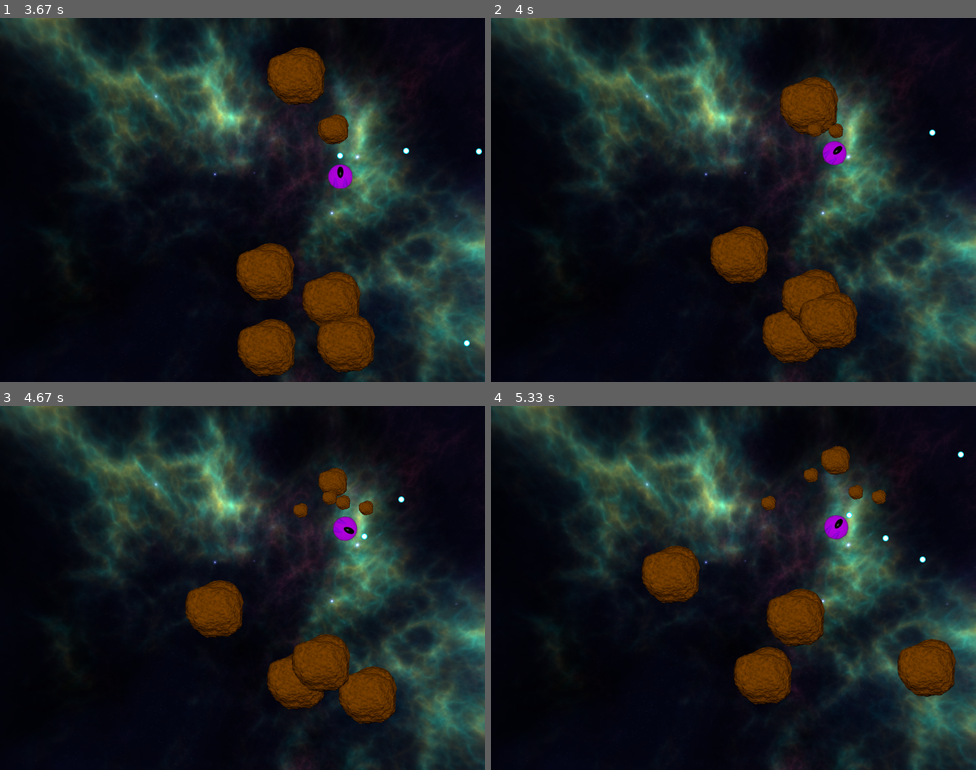
Above: before the commit, frames 1-4 (two rows, left to right).
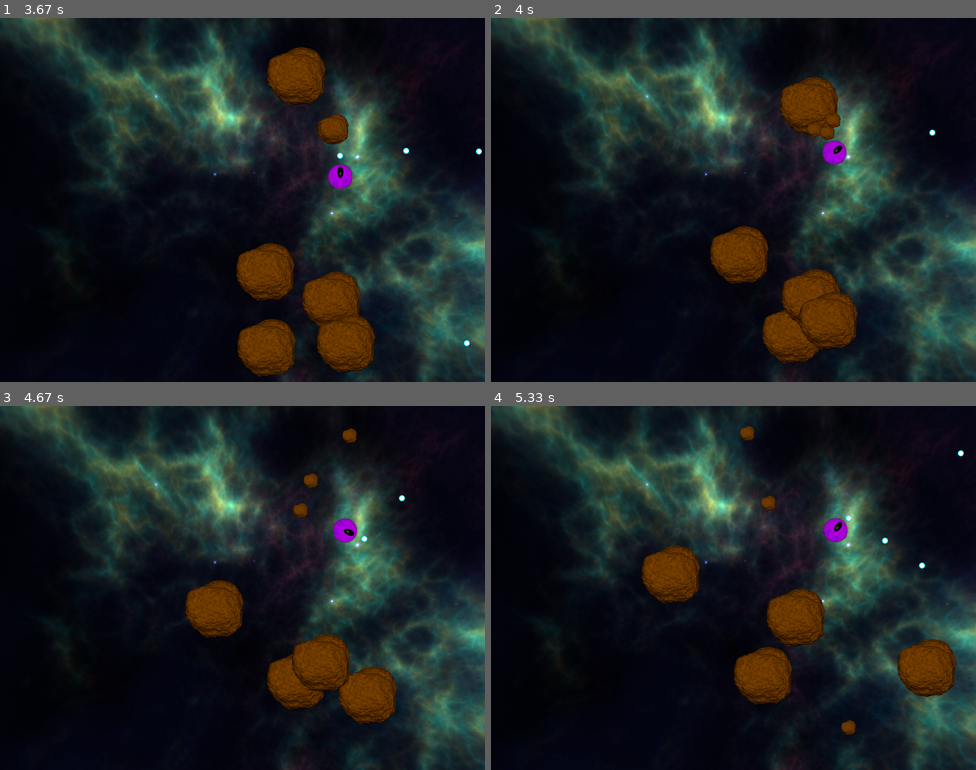
Above: after the commit, the same moments.

Repository: k12-jowhite/MyRealPython
Game: pygame game, started from awesome_pygame_project/Space_Rocks/__main__.py
Same seed, same stepped clock (60 frames per second), same inputs: the game is played once before the commit and once after it.
Inputs:
- Up to frame 1 (3.67 s): tap Space at 0.33, 0.73, 1.03, 1.23, 1.57, 1.87, 2.07, 2.37, 2.63, 2.97, 3.27, 3.4 s; hold Right 0.67-1.13 s; hold Up 1.17-1.47 s; hold Right 1.5-1.97 s; hold Left 2-2.53 s; hold Down 2.57-2.87 s; hold Left 2.9-3.3 s; hold Up from 3.33 s (still down)
- Up to frame 2 (4 s): release Up at 3.7 s; hold Right from 3.73 s (still down); tap Space at 3.8 s
- Up to frame 3 (4.67 s): tap Space at 4.1, 4.47 s; release Right at 4.37 s; hold Down from 4.4 s (still down)
- Up to frame 4 (5.33 s): release Down at 4.77 s; hold Left 4.8-5.27 s; tap Space at 4.87, 5.17 s; hold Right from 5.3 s (still down)

Frame 1 is identical in both runs. In frame 2, 0.2% of the frame differs, in the area x 67-74%, y 26-41%; in frame 3, 1.0%; in frame 4, 1.1%, in the area x 51-98%, y 5-91%.

Commit message:
Randomize asteroid.reflect

Diff:
--- a/awesome_pygame_project/Space_Rocks/game.py
+++ b/awesome_pygame_project/Space_Rocks/game.py
@@ -77,12 +77,13 @@
                         self.message = "You lost!"
                         break
                     else :
-                        ship_direction = self.spaceship.direction
                         for _ in range(asteroid.size * 2) :
                             self.spaceship.decelerate()
                         self.spaceship.shield -= 1
                         self.asteroids.remove(asteroid)
-                        asteroid.reflect(ship_direction)
+                        asteroid.reflect(
+                            self.spaceship.direction,
+                        )
         for bullet in self.bullets[:] :
             for asteroid in self.asteroids[:] :
                 if asteroid.collides_with(bullet) :
--- a/awesome_pygame_project/Space_Rocks/models.py
+++ b/awesome_pygame_project/Space_Rocks/models.py
@@ -1,7 +1,13 @@
 from pygame.math import Vector2
 from pygame.transform import rotozoom
 
-from utils import get_random_velocity, load_sound, load_sprite, wrap_position
+from utils import (
+    get_random_velocity,
+    get_angle_modifier,
+    load_sound,
+    load_sprite,
+    wrap_position
+)
 
 UP = Vector2(0, -1)
 
@@ -78,6 +84,7 @@
         self.laser_sound.play()
 
 class Asteroid(GameObject) :
+    SPLITS_INTO = 2
     def __init__(self, position, create_asteroid_callback, size=3, vector=None) :
         self.create_asteroid_callback = create_asteroid_callback
         self.direction = vector if vector else get_random_velocity(1, 3)
@@ -96,7 +103,7 @@
 
     def split(self) :
         if self.size > 1 :
-            for _ in range(2) :
+            for _ in range(self.SPLITS_INTO) :
                 asteroid = Asteroid(
                     self.position,
                     self.create_asteroid_callback,
@@ -105,17 +112,29 @@
                 self.create_asteroid_callback(asteroid)
 
     def reflect(self, ship_vector) :
-        print(ship_vector)
-        curr_angle = ship_vector.angle_to(UP)
-        print(curr_angle)
+        ACC_FACTOR = 2
+        curr_velocity = ship_vector.length()
+        new_velocity = curr_velocity * ACC_FACTOR
         if self.size > 1 :
-            for a in range(2) :
-                new_angle = (-1, -1) if a % 2 else (0, 1)
+            for a in range(self.SPLITS_INTO) :
+                angle_modifier = get_angle_modifier()
+                if a % 2 :
+                    new_angle = (
+                        -1.0 - angle_modifier,
+                        -0.5 + angle_modifier
+                    )
+                else :
+                    new_angle = (
+                        1.0 - angle_modifier,
+                        -0.5 + angle_modifier
+                    )
+                new_vector = ship_vector.reflect(new_angle)
+                new_vector = new_vector.scale_to_length(new_velocity)
                 asteroid = Asteroid(
                     self.position,
                     self.create_asteroid_callback,
                     self.size - 1,
-                    ship_vector.reflect(new_angle)
+                    new_vector
                 )
                 self.create_asteroid_callback(asteroid)
                 print(asteroid.direction.angle_to(UP))
--- a/awesome_pygame_project/Space_Rocks/utils.py
+++ b/awesome_pygame_project/Space_Rocks/utils.py
@@ -29,6 +29,10 @@
     angle = random.randrange(min_angle, max_angle)
     return Vector2(speed, 0).rotate(angle)
 
+def get_angle_modifier() :
+    return random.randrange(5, 10) / 10
+
+
 def load_sound(name) :
     path = f"assets/sounds/{name}.wav"
     return Sound(path)
